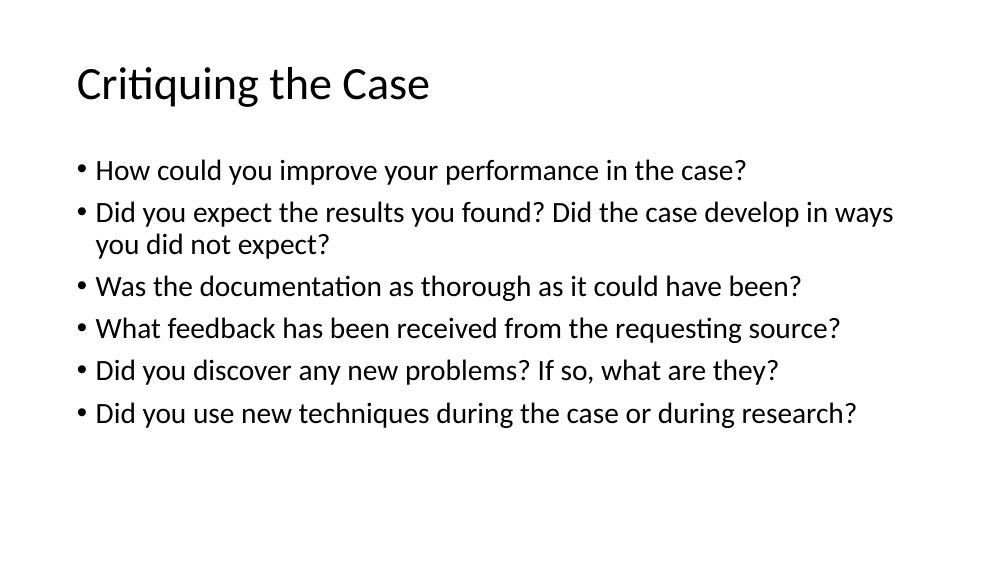
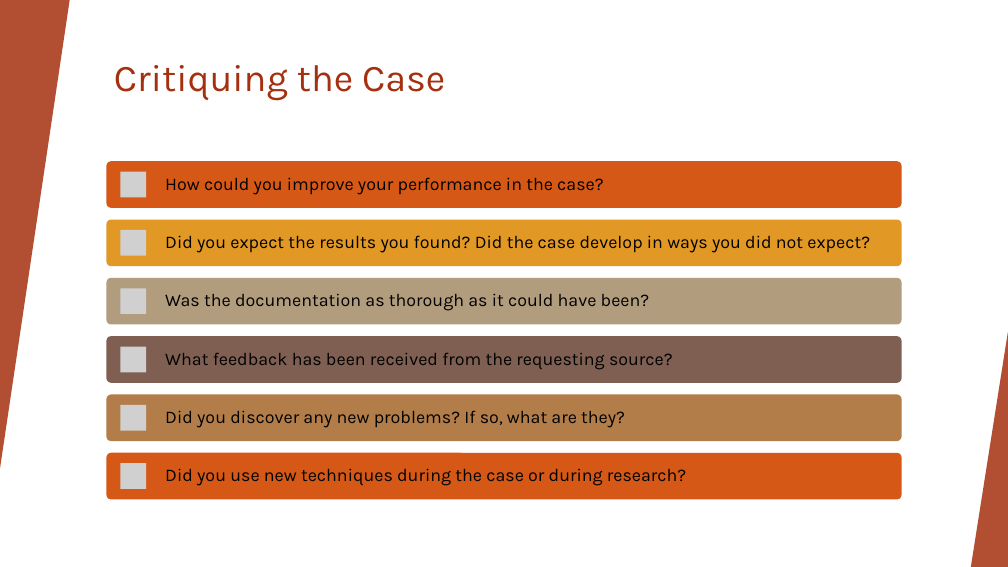
Before and after one commit to sajinshivdas/Digital-Forensics-Lab, a slide deck: slide 15 of Basic_Computer_Skills_for_Forensics/5_Introduction_to_digital_forensics.pptx. Drawn at 1008x567 pixels with LibreOffice and Linux fonts; fonts in the diff are those of the drawing; grey boxes stand for pictures; background and template pictures are left out. Boxes give left, top, right and bottom in pixels: in the first picture for what was removed or moved away, otherwise in the second. Text is boxed around its words. In the diff, an @@ line names an element or a change of style, - is before the commit and + after.

```diff
--- a/Basic_Computer_Skills_for_Forensics/5_Introduction_to_digital_forensics.pptx
+++ b/Basic_Computer_Skills_for_Forensics/5_Introduction_to_digital_forensics.pptx
@@ rectangle added at box(0, 0, 1008, 567), fill #FFFFFF @@
@@ triangle added at box(0, 0, 70, 469), fill #A5300F at 85% opacity @@
@@ title "Critiquing the Case": place and size @@
-title "Critiquing the Case" at box(77, 67, 430, 107)
+title "Critiquing the Case" at box(114, 65, 445, 101)
@@ title "Critiquing the Case" at box(114, 65, 445, 101): size 44 to 36 pt, font Calibri to Karla, text colour #000000 to #A5300F; line spacing 0.9 to 1; vertical alignment middle to top @@
@@ text removed at box(96, 159, 894, 428) @@
-• How could you improve your performance in the case?
-• Did you expect the results you found? Did the case develop in ways you did not expect?
-• Was the documentation as thorough as it could have been?
-• What feedback has been received from the requesting source?
-• Did you discover any new problems? If so, what are they?
-• Did you use new techniques during the case or during research?
@@ group added at box(0, 0, 1008, 567): 5 freeform shapes, 3 triangles, 2 lines @@
@@ triangle added at box(971, 332, 1008, 567), fill #A5300F at 85% opacity @@
@@ group added at box(107, 161, 902, 500): 6 rounded rectangles, 6 pictures, 6 texts @@
+How could you improve your performance in the case?
+Did you expect the results you found? Did the case develop in ways you did not expect?
+Was the documentation as thorough as it could have been?
+What feedback has been received from the requesting source?
+Did you discover any new problems? If so, what are they?
+Did you use new techniques during the case or during research?
```
Also in this commit, not shown: 32 other slides changed.
